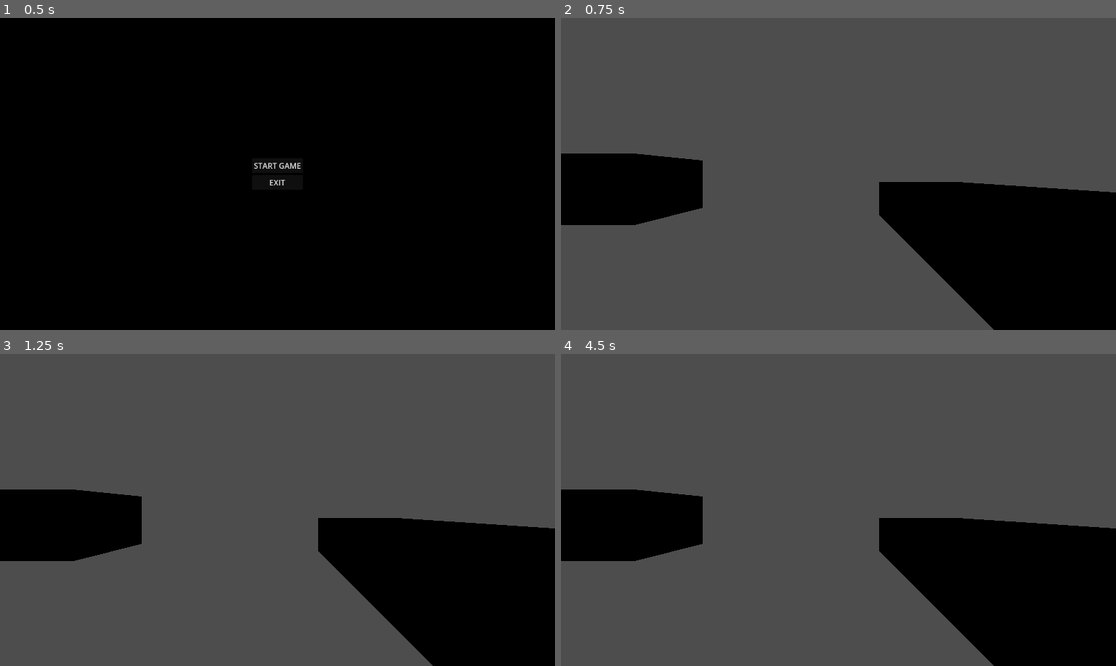
Above: before the commit, frames 1-4 (two rows, left to right).
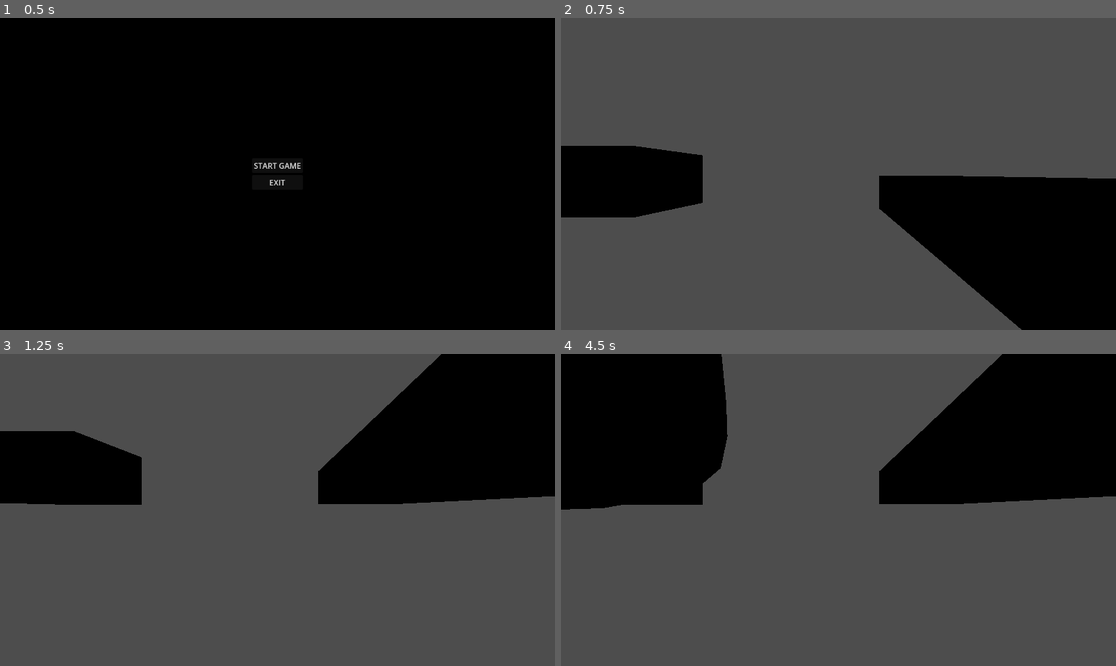
Above: after the commit, the same moments.

Repository: EvesTwisted/WorldHorror
Game: Godot game, scene res://scenes/ui/main_menu.tscn
The game is run twice, just before and just after one commit, with the same random seed, the same clock (stepped at 60 frames per second) and the same inputs.
Inputs (mouse positions are in pixels of both pictures, inside the frame that each line leads up to):
- Up to frame 1 (0.5 s): no input
- Up to frame 2 (0.75 s): click "START GAME" at 0.5 s
- Up to frame 3 (1.25 s): no input
- Up to frame 4 (4.5 s): move the mouse to (960, 494) at 1.27 s; tap Enter at 2, 3.5 s; move the mouse to (727, 525) at 2.02 s; tap Space at 2.75, 4.25 s; move the mouse to (894, 441) at 2.77 s; move the mouse to (810, 572) at 3.52 s; move the mouse to (1005, 556) at 4.27 s

Frame 1 is identical in both runs. In frame 2, 3.5% of the frame differs, in the area x 0-100%, y 40-100%; in frame 3, 41%; in frame 4, 49%, in the area x 0-100%, y 0-100%.
Error before the commit: Parse Error: Identifier "pose__t" not declared in the current scope. (res://03_Actors/Player/player.gd:19)
Error after the commit: Invalid access to property or key 'rotation' on a base object of type 'null instance'. (res://03_Actors/Player/player.gd:32)

Commit message:
fix: Cure Unquoted Path Syndrome with Scene Unique Names

Diff:
--- a/03_Actors/Player/Eve_Player.tscn
+++ b/03_Actors/Player/Eve_Player.tscn
@@ -33,6 +33,7 @@
 
 [node name="Camera3D" type="Camera3D" parent="Pivot/female_body_a-pose__t-pose_free/Armature/Skeleton3D/ShoulderBone"]
 near = 0.01
+unique_name_in_owner = true
 
 [node name="RightHandBone" type="BoneAttachment3D" parent="Pivot/female_body_a-pose__t-pose_free/Armature/Skeleton3D"]
 bone_name = "RightHand"
@@ -43,6 +44,7 @@
 light_volumetric_fog_energy = 2.0
 spot_range = 20.0
 spot_angle = 35.0
+unique_name_in_owner = true
 
 [node name="AnimationTree" type="AnimationTree" parent="."]
 tree_root = SubResource("AnimationNodeStateMachine_main")
--- a/03_Actors/Player/player.gd
+++ b/03_Actors/Player/player.gd
@@ -16,8 +16,8 @@
 @onready var animation_tree = $AnimationTree
 @onready var state_machine = animation_tree.get("parameters/playback")
 @onready var pivot = $Pivot
-@onready var camera = $Pivot/female_body_a-pose__t-pose_free/Armature/Skeleton3D/ShoulderBone/Camera3D
-@onready var flashlight = $Pivot/female_body_a-pose__t-pose_free/Armature/Skeleton3D/RightHandBone/Flashlight
+@onready var camera = $%Camera3D
+@onready var flashlight = $%Flashlight
 
 var _gravity: float
 
